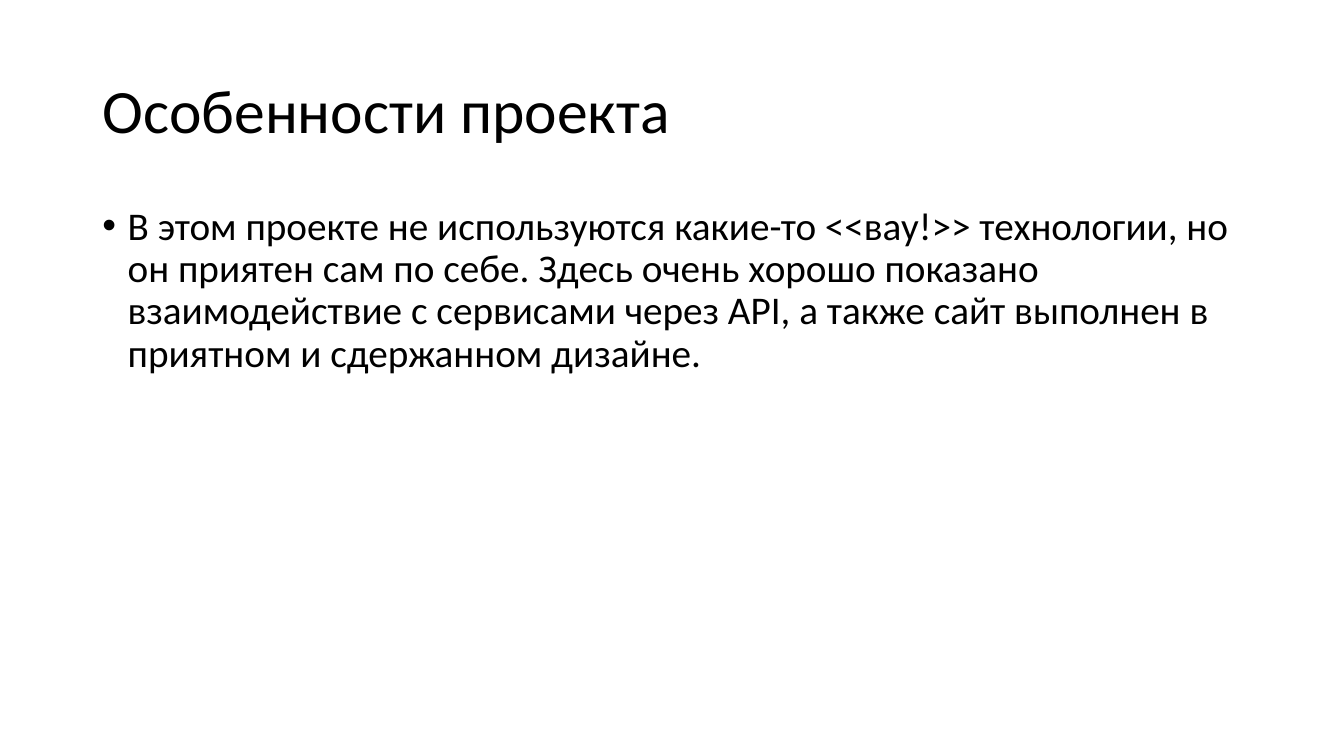
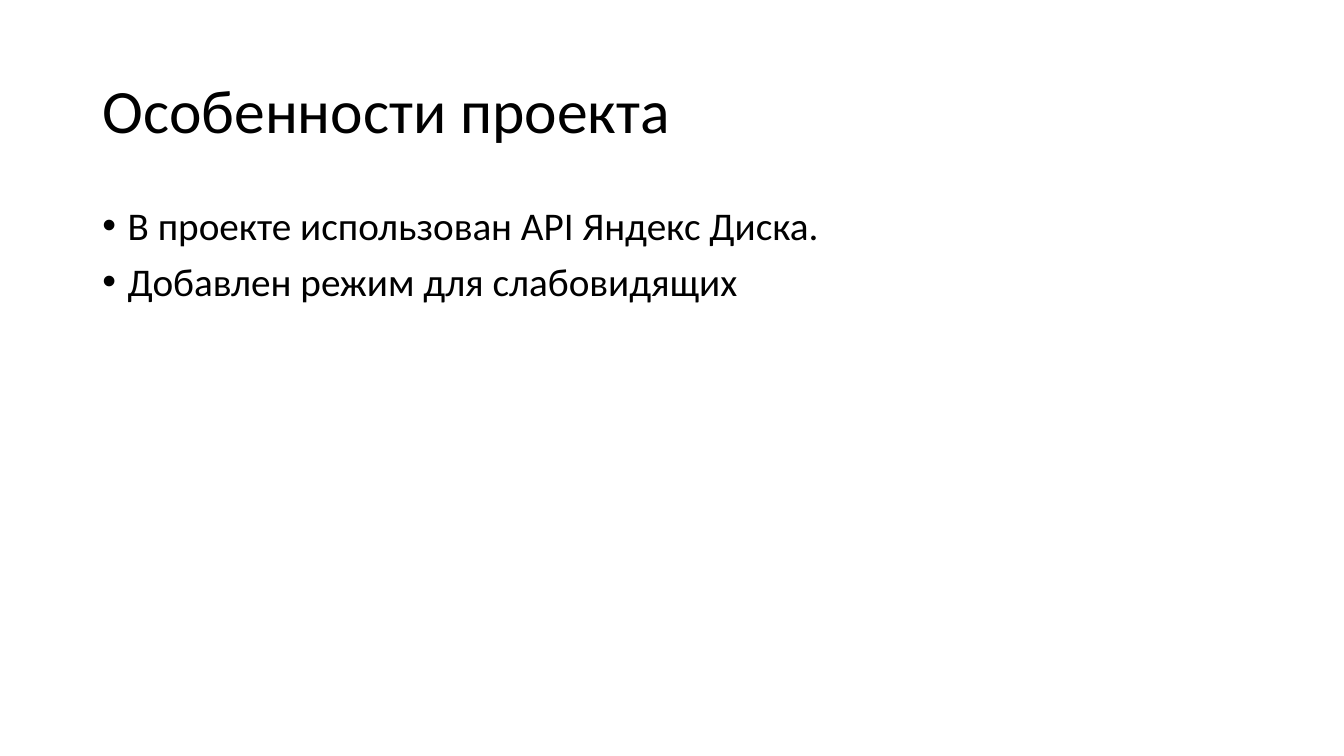
Before and after one commit to fasepaIm/WEB_LIBRARY_IE, a slide deck: slide 4 of web library.pptx. Drawn at 1344x756 pixels with LibreOffice and Linux fonts; fonts in the diff are those of the drawing. Boxes give left, top, right and bottom in pixels: in the first picture for what was removed or moved away, otherwise in the second. Text is boxed around its words. In the diff, an @@ line names an element or a change of style, - is before the commit and + after.

```diff
--- a/web library.pptx
+++ b/web library.pptx
@@ text at bbox=[128, 215, 818, 303]: text changed @@
-• В этом проекте не используются какие-то <<вау!>> технологии, но он приятен сам по себе. Здесь очень хорошо показано взаимодействие с сервисами через API, а также сайт выполнен в приятном и сдержанном дизайне.
+• В проекте использован API Яндекс Диска.
+• Добавлен режим для слабовидящих
```
Also in this commit, not shown: 7 other slides changed, 1 slide added, 1 slide removed, 2 other files.
